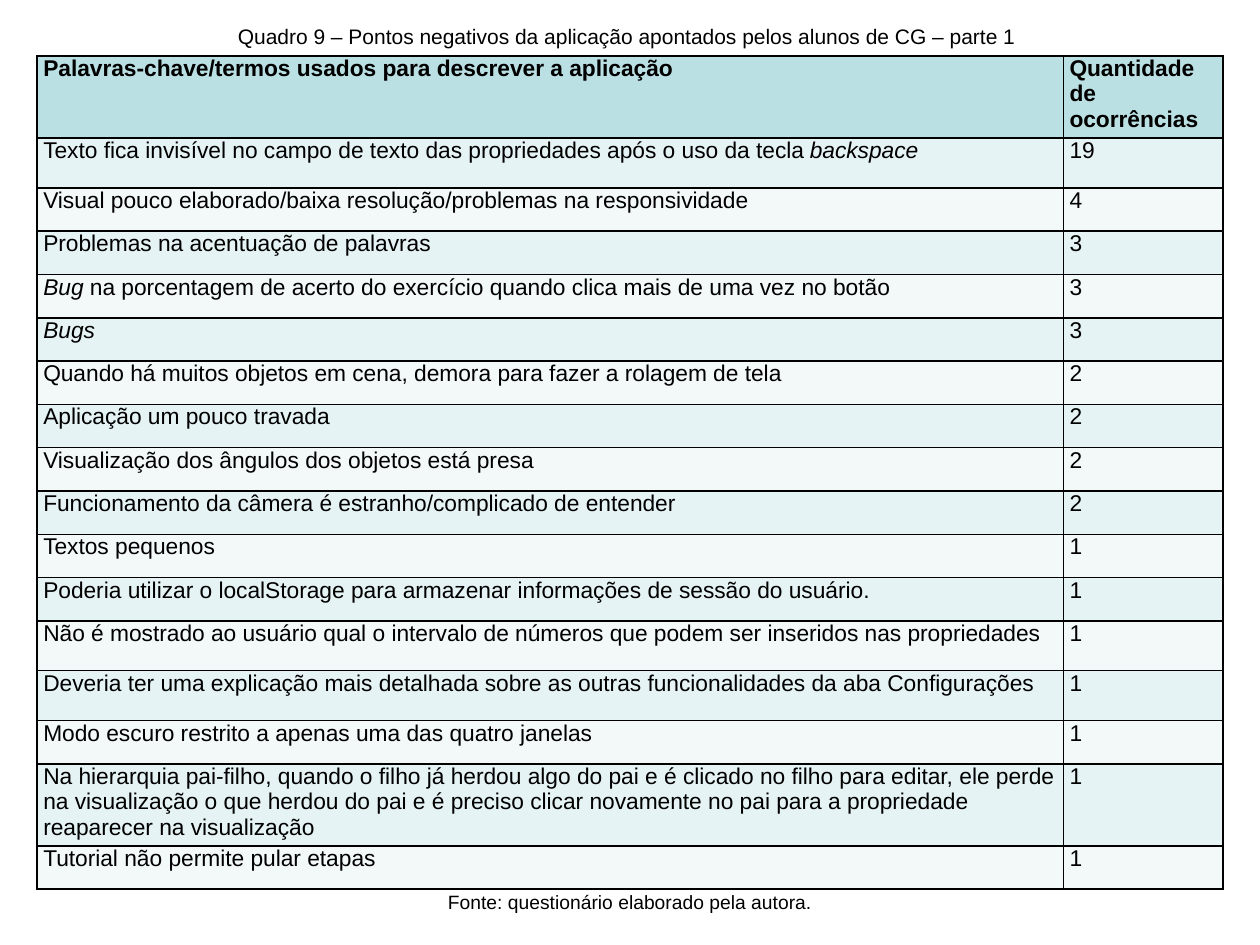
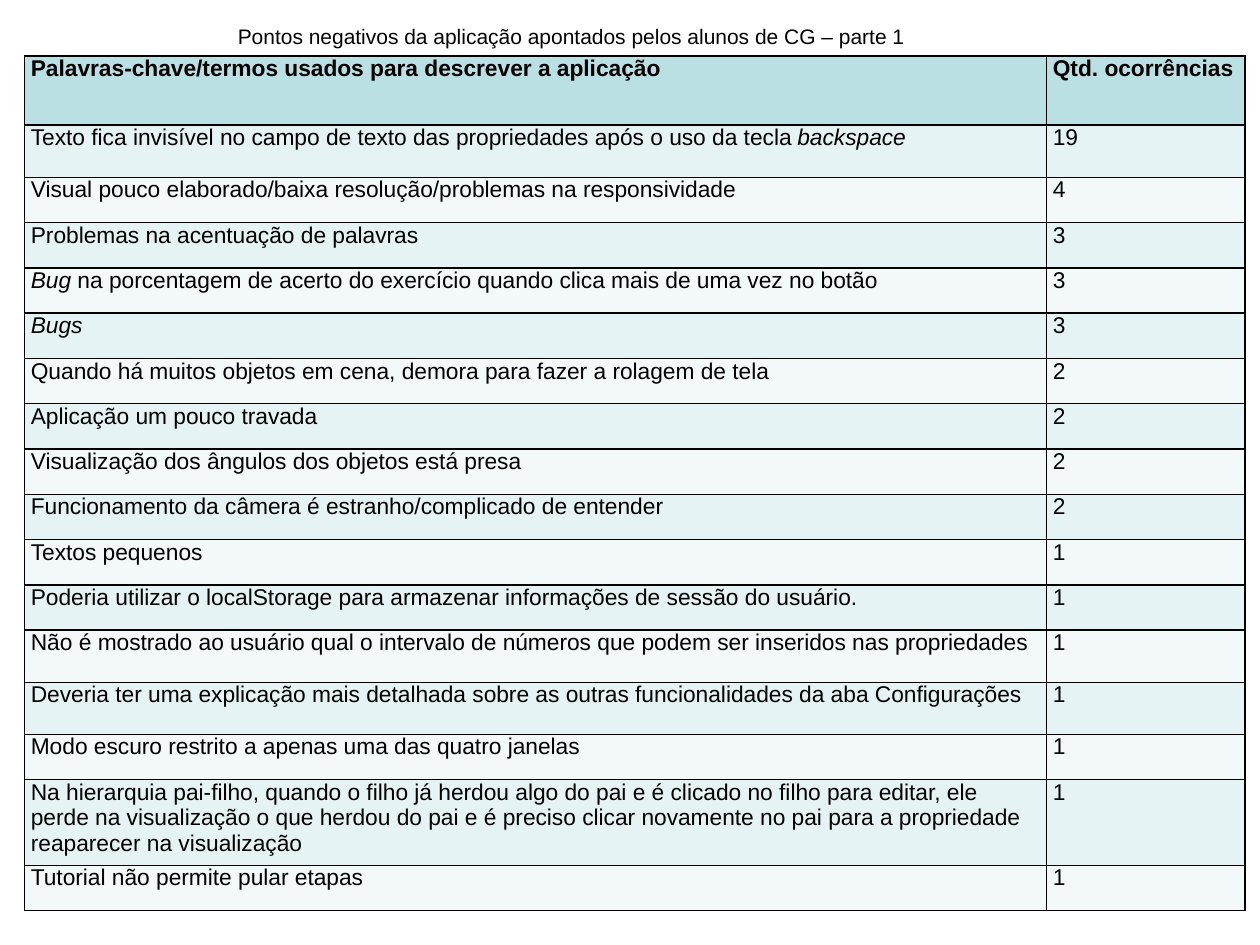
Before and after one commit to PanicAThePython/tcc_NataliaSensWeise, a slide deck: slide 31 of Slides_NataliaSensWeise.pptx (slide 33 before the commit). Drawn at 1260x945 pixels with LibreOffice and Linux fonts; fonts in the diff are those of the drawing; background and template pictures are left out. Boxes give left, top, right and bottom in pixels: in the first picture for what was removed or moved away, otherwise in the second. Text is boxed around its words. In the diff, an @@ line names an element or a change of style, - is before the commit and + after.

```diff
--- a/Slides_NataliaSensWeise.pptx
+++ b/Slides_NataliaSensWeise.pptx
@@ text at [238, 28, 904, 49]: text changed @@
-Quadro 9 – Pontos negativos da aplicação apontados pelos alunos de CG – parte 1
+Pontos negativos da aplicação apontados pelos alunos de CG – parte 1
@@ table at [25, 55, 1245, 910] @@
-row 1, column 2: Quantidade de ocorrências
+row 1, column 2: Qtd. ocorrências
@@ table: place and size @@
-table at [37, 55, 1223, 888]
+table at [25, 55, 1245, 910]
@@ text removed at [448, 894, 811, 913] @@
-Fonte: questionário elaborado pela autora.
```
Also in this commit, not shown: 30 other slides changed, 2 slides removed, 2 other files.
